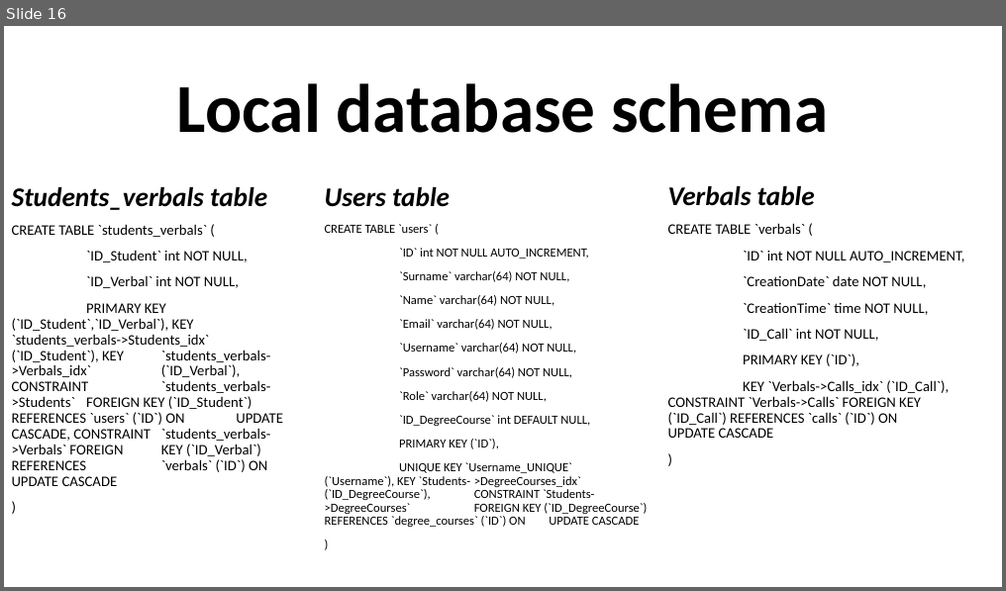
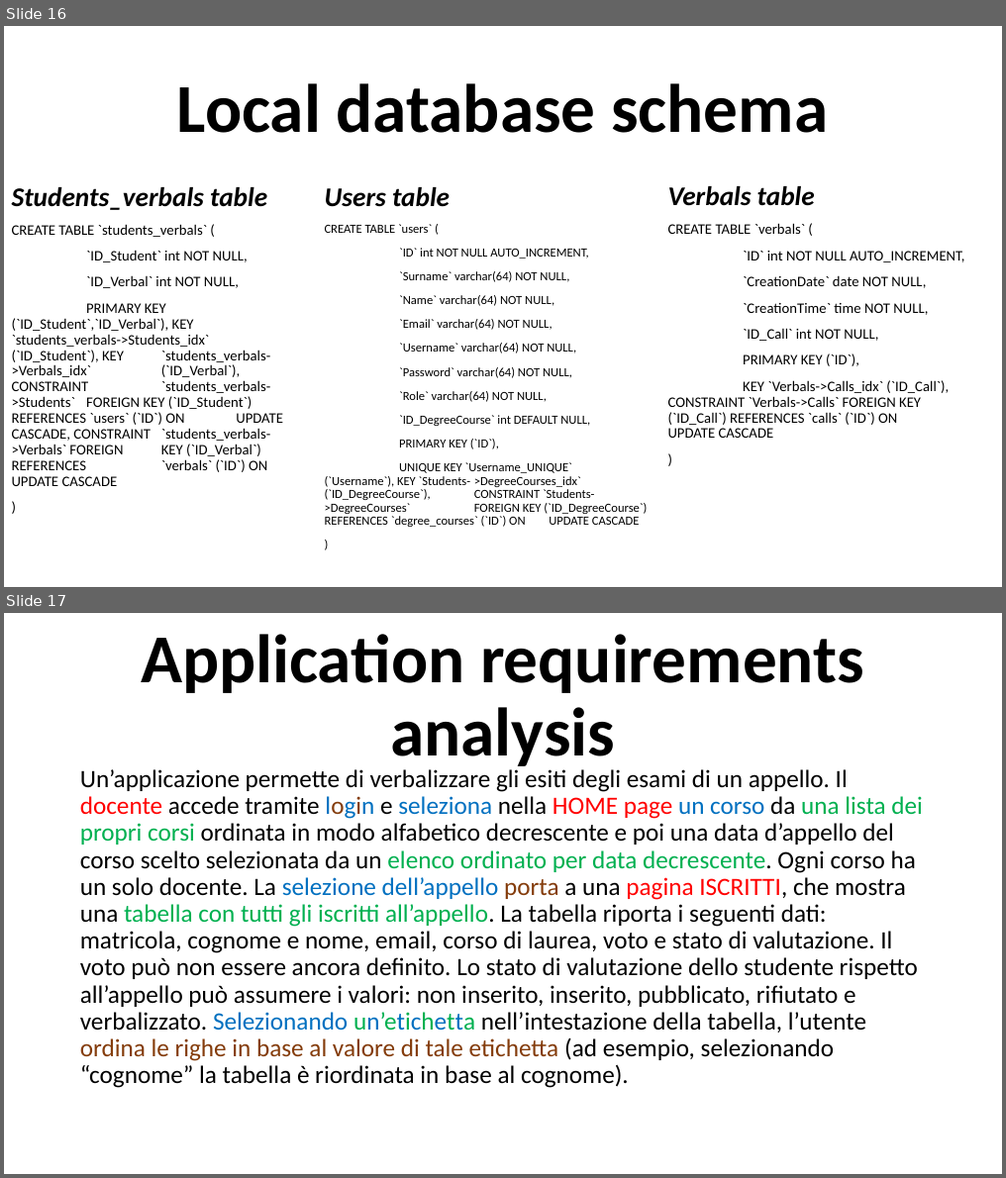
Before and after one commit to LucaTosetti01/ProgettoTIW, a slide deck: PresentazioneProgetto.pptx. Shown one above the other, each under a label of ours: slide 16 before the commit, slides 16 and 17 after it. The pictures are 1006x591 and 1006x1178 pixels, drawn with LibreOffice and Linux fonts; fonts in the diff are those of the drawing. Boxes give left, top, right and bottom in pixels: in the first picture for what was removed or moved away, otherwise in the second. Text is boxed around its words. In the diff, an @@ line names an element or a change of style, - is before the commit and + after.

Commit message:
Continuo versione JS
Introdotta nuova servlet UpdateMultipleMarks per poter aggiornare più voti contemporaneamente (implementazione da rivedere per poterla unire con quella dell'update del singolo voto);
Iniziato modifica del file css;
Iniziata implementazione della pagina modale per l'inserimento multiplo dei voti in JS

```diff
--- a/PresentazioneProgetto.pptx
+++ b/PresentazioneProgetto.pptx
@@ slide 17 added at [4, 613, 1002, 1174], background #FFFFFF @@
@@ title added at [141, 634, 864, 773], 66 pt, text #000000, bold @@
+Application requirements analysis
@@ text added at [80, 769, 923, 1088], 24 pt, text #000000 @@
+Un’applicazione permette di verbalizzare gli esiti degli esami di un appello. Il docente accede tramite login e seleziona nella HOME page un corso da una lista dei propri corsi ordinata in modo alfabetico decrescente e poi una data d’appello del corso scelto selezionata da un elenco ordinato per data decrescente. Ogni corso ha un solo docente. La selezione dell’appello porta a una pagina ISCRITTI, che mostra una tabella con tutti gli iscritti all’appello. La tabella riporta i seguenti dati: matricola, cognome e nome, email, corso di laurea, voto e stato di valutazione. Il voto può non essere ancora definito. Lo stato di valutazione dello studente rispetto all’appello può assumere i valori: non inserito, inserito, pubblicato, rifiutato e verbalizzato. Selezionando un’etichetta nell’intestazione della tabella, l’utente ordina le righe in base al valore di tale etichetta (ad esempio, selezionando “cognome” la tabella è riordinata in base al cognome).
```
Also in this commit, not shown: 7 slides changed, 5 other slides added, 4 other files.
